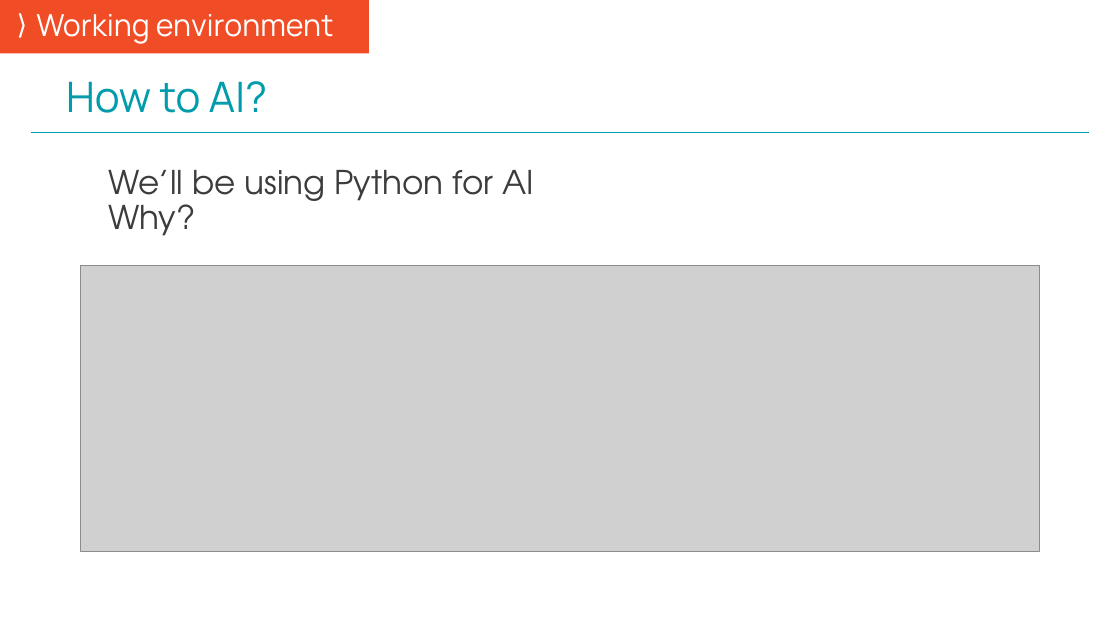
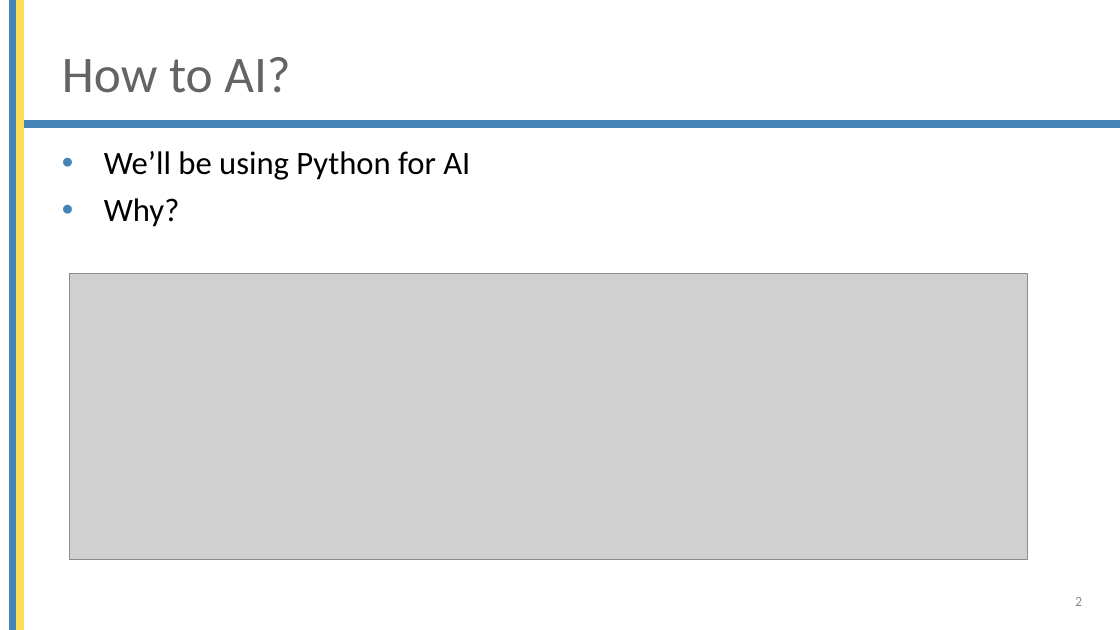
Before and after one commit to mjochen/Cello_AI, a slide deck: slide 2 of ppts/2 - Working environment overview.pptx. Drawn at 1120x630 pixels with LibreOffice and Linux fonts; fonts in the diff are those of the drawing; grey boxes stand for pictures; background and template pictures are left out. Boxes give left, top, right and bottom in pixels: in the first picture for what was removed or moved away, otherwise in the second. Text is boxed around its words. In the diff, an @@ line names an element or a change of style, - is before the commit and + after.

```diff
--- a/ppts/2 - Working environment overview.pptx
+++ b/ppts/2 - Working environment overview.pptx
@@ text removed at <box>0,0,369,54</box> @@
-⟩ Working environment
@@ rectangle added at <box>10,0,17,630</box>, fill #4584B6, outline #4584B6 1 pt @@
@@ rectangle added at <box>17,0,24,630</box>, fill #FFDE57, outline #FFDE57 1 pt @@
@@ title "How to AI?": place and size @@
-title "How to AI?" at <box>66,81,267,113</box>
+title "How to AI?" at <box>62,57,290,93</box>
@@ title "How to AI?" at <box>62,57,290,93</box>: size 36 to 44 pt, font Manrope to Calibri, text colour #009CAB to #646464; vertical alignment bottom to middle @@
@@ rectangle added at <box>16,121,1120,127</box>, fill #4584B6, outline #4584B6 1 pt @@
@@ line removed from (31, 132) to (1090, 132) @@
@@ text "We’ll be using Python for ...": place and size @@
-text "We’ll be using Python for ..." at <box>108,170,534,236</box>
+text "We’ll be using Python for ..." at <box>104,151,470,227</box>
@@ text "We’ll be using Python for ..." at <box>104,151,470,227</box>: font TeX Gyre Adventor to Calibri, text colour #3C3C3C to #000000; more space between paragraphs; bullet colour #F04C25 to #4584B6 @@
@@ picture: place and size @@
-picture at <box>81,266,1039,552</box>
+picture at <box>69,274,1028,560</box>
@@ page number added at <box>1075,597,1082,606</box>, 12 pt, text #8C8C8C @@
+2
```
Also in this commit, not shown: 27 other slides changed, 5 other files.
